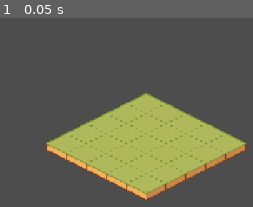
Above: before the commit, frame 1.
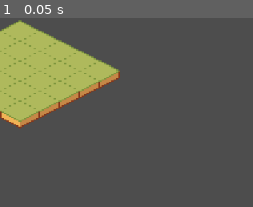
Above: after the commit, the same moment.

Repository: pquaidoo/TacHouseGame
Game: Godot game, scene res://scenes/Chunk.tscn
Same seed, same stepped clock (60 frames per second), same inputs: the game is played once before the commit and once after it.
Inputs:
- Up to frame 1 (0.05 s): no input

The runs differ from the first frame. In frame 1, 40% of the frame differs, in the area x 0-98%, y 1-97%.

Commit message:
Broken Map Script, but it's a start

Diff:
--- a/tachousegame/scenes/Chunk.tscn
+++ b/tachousegame/scenes/Chunk.tscn
@@ -173,7 +173,6 @@
 
 [node name="Tiles" type="TileMapLayer" parent="."]
 y_sort_enabled = true
-position = Vector2(101, 58)
 tile_map_data = PackedByteArray("AAD//wAAAAAIAAAAAAAAAAAAAAAIAAAAAAABAAAAAAAIAAAAAAACAAAAAAAIAAAAAAADAAAAAAAIAAAAAAADAAEAAAAIAAAAAAAEAAEAAAAIAAAAAAA=")
 tile_set = SubResource("TileSet_qt7hk")
 script = ExtResource("2_qt7hk")
--- a/tachousegame/scenes/Map.tscn
+++ b/tachousegame/scenes/Map.tscn
@@ -1,13 +1,6 @@
-[gd_scene load_steps=3 format=3 uid="uid://b6ywwbkgxqmhy"]
+[gd_scene load_steps=2 format=3 uid="uid://b6ywwbkgxqmhy"]
 
-[ext_resource type="PackedScene" uid="uid://caa1adlk2kke7" path="res://scenes/Chunk.tscn" id="1_5hauk"]
 [ext_resource type="Script" uid="uid://cntpuqx61tmiv" path="res://scripts/map.gd" id="1_lajc7"]
 
 [node name="Map" type="Node2D"]
 script = ExtResource("1_lajc7")
-
-[node name="Chunk1" parent="." instance=ExtResource("1_5hauk")]
-position = Vector2(-54, -10)
-
-[node name="Chunk2" parent="." instance=ExtResource("1_5hauk")]
-position = Vector2(57, 54)
--- a/tachousegame/scripts/map.gd
+++ b/tachousegame/scripts/map.gd
@@ -1,11 +1,43 @@
+@tool
 extends Node2D
 
+@export var chunk_scene: PackedScene          # drag Chunk.tscn here
+@export var chunks_xy: Vector2i = Vector2i(3, 3)
+@export var chunk_size: int = 8               # passed into chunk
+@export var spacing_px: Vector2 = Vector2(300, 300) # TEMP: distance between chunks
 
-# Called when the node enters the scene tree for the first time.
+@export var rebuild_now := false:
+	set(_v):
+		rebuild_now = false
+		rebuild()
+
 func _ready() -> void:
-	pass # Replace with function body.
+	rebuild()
 
+func rebuild() -> void:
+	_clear_children()
 
-# Called every frame. 'delta' is the elapsed time since the previous frame.
-func _process(delta: float) -> void:
-	pass
+	if chunk_scene == null:
+		push_error("Map: Assign Chunk.tscn to chunk_scene.")
+		return
+
+	for cy in range(chunks_xy.y):
+		for cx in range(chunks_xy.x):
+			var chunk := chunk_scene.instantiate()
+			add_child(chunk)
+
+			# pass size into the chunk (must exist on the chunk script)
+			chunk.chunk_size = chunk_size
+
+			# build tiles (your chunk script's public method)
+			chunk.rebuild()
+
+			# TEMP positioning (not iso): easy to debug
+			if chunk is Node2D:
+				(chunk as Node2D).position = Vector2(cx * spacing_px.x, cy * spacing_px.y)
+			else:
+				push_error("Chunk root is not Node2D/Node2D-like; can't position it.")
+
+func _clear_children() -> void:
+	for c in get_children():
+		c.queue_free()
--- a/tachousegame/scripts/tiles.gd
+++ b/tachousegame/scripts/tiles.gd
@@ -21,8 +21,10 @@
 const TILE_BOTTOM_LEFT := Vector2i(8, 0)     # bottom-left corner
 
 func _ready() -> void:
-	if not Engine.is_editor_hint():
-		_build_chunk()
+	_build_chunk()
+
+func rebuild() -> void:
+	_build_chunk()
 
 func _build_chunk() -> void:
 	clear()
